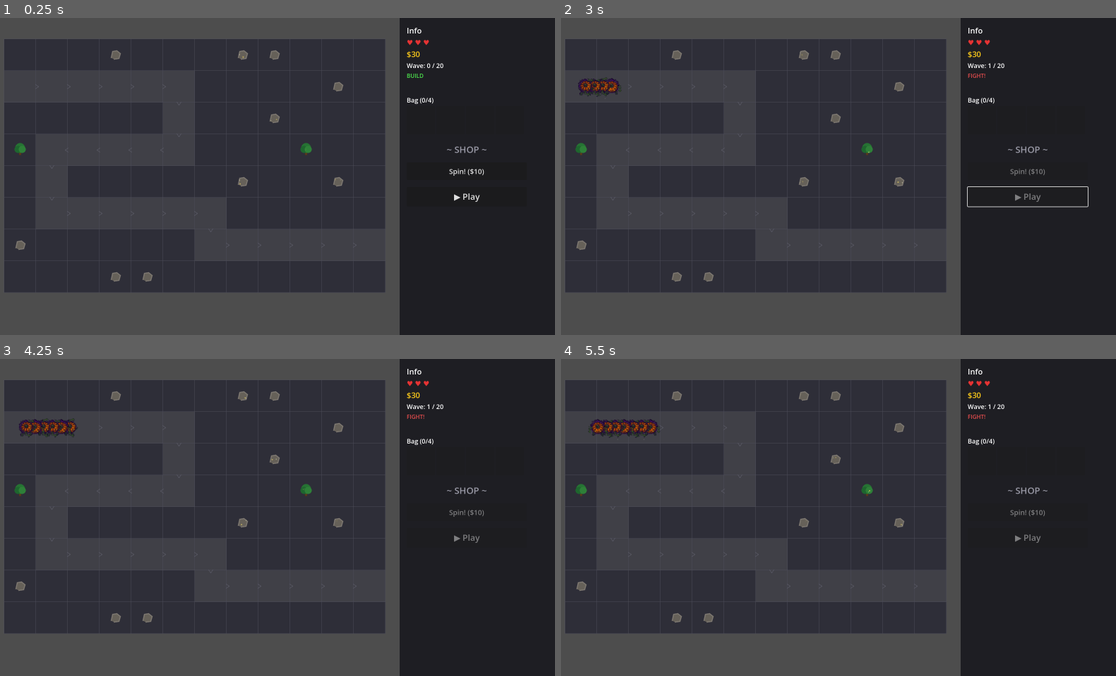
Above: before the commit, frames 1-4 (two rows, left to right).
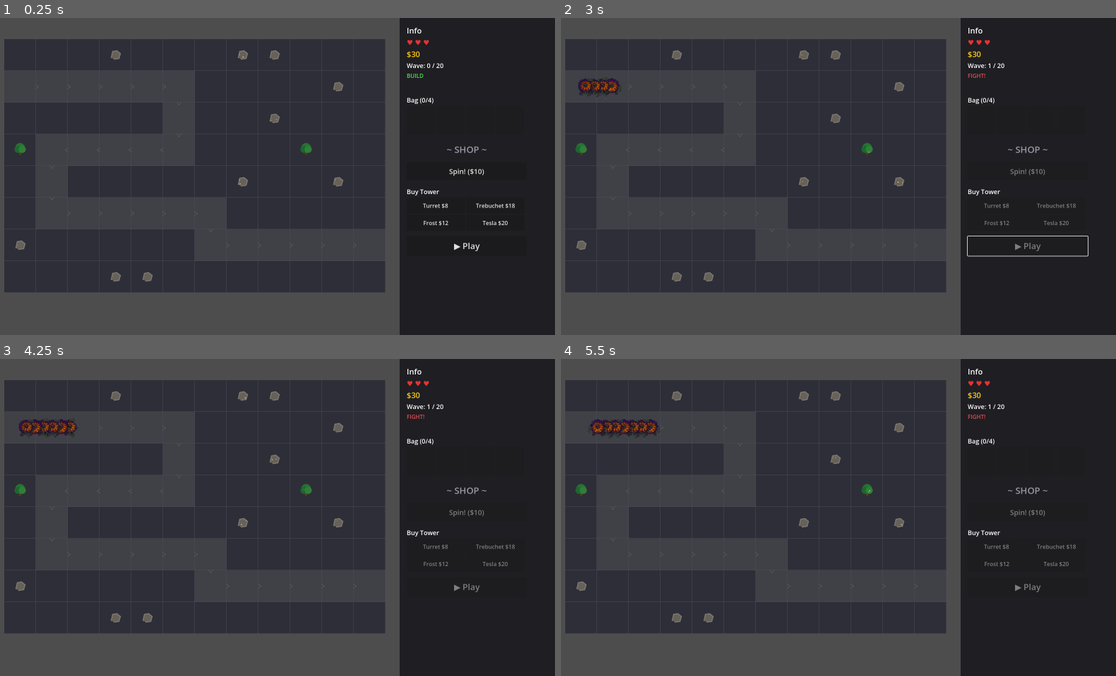
Above: after the commit, the same moments.

Repository: pkyosx/veincraft
Game: Godot game, scene res://scenes/main.tscn
Same seed, same stepped clock (60 frames per second), same inputs: the game is played once before the commit and once after it. Sound files missing from this copy of the repository are replaced by a short silence.
Inputs (mouse positions are in pixels of both pictures, inside the frame that each line leads up to):
- Up to frame 1 (0.25 s): no input
- Up to frame 2 (3 s): click "▶ Play" at 0.5 s; tap Enter (ui_accept) at 1.25, 1.52 s; move the mouse to (960, 160) at 1.27 s; hold Right (ui_right) 1.28-2 s; tap Shift at 1.35, 2.85 s; click (960, 160) at 1.42 s; drag from (721, 192) to (805, 239) at 2.02 s; move the mouse to (888, 106) at 2.77 s; hold Right (ui_right) from 2.78 s (still down)
- Up to frame 3 (4.25 s): release Right (ui_right) at 3.5 s; drag from (244, 580) to (105, 469) at 3.52 s
- Up to frame 4 (5.5 s): move the mouse to (1005, 565) at 4.27 s; hold Left (ui_left) 4.28-5 s; tap Shift at 4.35 s; tap Enter (ui_accept) at 4.52 s; drag from (666, 469) to (749, 438) at 5.02 s

The runs differ from the first frame. In frame 1, 0.3% of the frame differs, in the area x 73-93%, y 54-74%; in frame 2, 0.6%, in the area x 73-96%, y 53-76%; in frame 3, 0.3%; in frame 4, 0.3%.

Commit message:
Add screen shake, 4 tower types, direct buy tower shop
Screen shake: camera shakes on enemy kill (small) and HP loss (big).
Uses Camera2D offset with random displacement + decay timer.

New towers: Frost (slows enemies 40% for 2s, blue tint visual) and
Tesla (chain lightning hits up to 3 nearby enemies). Both buyable
directly from the new "Buy Tower" panel — no spin required.

Tower shop: 4 buttons (Turret $8, Trebuchet $18, Frost $12, Tesla $20)
let players buy towers directly with gold, placed into bag.
Spin still available for random upgrades/bombs at $10.

Co-Authored-By: Claude Opus 4.6 (1M context) <noreply@anthropic.com>

Diff:
--- a/scripts/enemy.gd
+++ b/scripts/enemy.gd
@@ -21,6 +21,11 @@
 var flash_timer: float = 0.0
 const FLASH_DURATION: float = 0.12
 
+# Slow effect
+var slow_factor: float = 1.0  # 1.0 = normal speed
+var slow_timer: float = 0.0
+var base_speed: float = 60.0
+
 # Sprite animation
 var sprite: Sprite2D = null
 var anim_timer: float = 0.0
@@ -39,6 +44,7 @@
 	hp = int(p_hp * config["hp_mult"])
 	max_hp = hp
 	speed = p_speed * config["speed_mult"]
+	base_speed = speed
 	body_color = config["color"]
 	body_color_light = config["color_light"]
 	radius = config["radius"]
@@ -61,12 +67,24 @@
 		global_position = game.cell_to_world(path[0])
 		path_index = 1
 
+func apply_slow(factor: float, duration: float) -> void:
+	slow_factor = 1.0 - factor
+	slow_timer = duration
+
 func _process(delta: float) -> void:
 	if is_dead or reached_end:
 		return
 	if path_index >= path.size():
 		reached_end = true
 		return
+
+	# Slow effect countdown
+	if slow_timer > 0:
+		slow_timer -= delta
+		speed = base_speed * slow_factor
+		if slow_timer <= 0:
+			speed = base_speed
+			slow_factor = 1.0
 
 	var target: Vector2 = game.cell_to_world(path[path_index])
 	var dir: Vector2 = target - global_position
@@ -84,6 +102,9 @@
 		flash_timer -= delta
 		if sprite:
 			sprite.modulate = Color.WHITE.lerp(Color(1, 0.3, 0.3), flash_timer / FLASH_DURATION)
+	elif slow_timer > 0:
+		if sprite:
+			sprite.modulate = Color(0.6, 0.8, 1.0)  # blue tint when slowed
 		else:
 			pass  # handled in _draw
 	else:
--- a/scripts/game_data.gd
+++ b/scripts/game_data.gd
@@ -10,10 +10,10 @@
 enum Cell { EMPTY, ROCK, TREE, PATH, TOWER, UPGRADE }
 
 # Tower types
-enum TowerType { TURRET, TREBUCHET }
+enum TowerType { TURRET, TREBUCHET, FROST, TESLA }
 
 # Tile item types (what goes in the bag)
-enum ItemType { TURRET, TREBUCHET, UPGRADE_DMG, UPGRADE_SPEED, UPGRADE_RANGE, BOMB }
+enum ItemType { TURRET, TREBUCHET, FROST, TESLA, UPGRADE_DMG, UPGRADE_SPEED, UPGRADE_RANGE, BOMB }
 
 const TOWER_CONFIGS: Dictionary = {
 	TowerType.TURRET: {
@@ -23,24 +23,48 @@
 		"cooldown": 0.8,
 		"color": Color(0.8, 0.2, 0.2),
 		"icon": "+",
-		"cost": 5,
+		"cost": 8,
 		"item": ItemType.TURRET,
 	},
 	TowerType.TREBUCHET: {
 		"name": "Trebuchet",
-		"damage": 8,
+		"damage": 10,
 		"range": 3.5,
 		"cooldown": 2.0,
 		"color": Color(0.7, 0.4, 0.1),
 		"icon": "T",
-		"cost": 15,
+		"cost": 18,
 		"item": ItemType.TREBUCHET,
+	},
+	TowerType.FROST: {
+		"name": "Frost",
+		"damage": 1,
+		"range": 2.0,
+		"cooldown": 0.5,
+		"color": Color(0.3, 0.7, 0.95),
+		"icon": "*",
+		"cost": 12,
+		"item": ItemType.FROST,
+		"slow": 0.4,  # slows enemies by 40%
+	},
+	TowerType.TESLA: {
+		"name": "Tesla",
+		"damage": 5,
+		"range": 1.8,
+		"cooldown": 1.2,
+		"color": Color(0.6, 0.3, 0.9),
+		"icon": "Z",
+		"cost": 20,
+		"item": ItemType.TESLA,
+		"chain": 3,  # hits up to 3 enemies
 	},
 }
 
 const ITEM_CONFIGS: Dictionary = {
-	ItemType.TURRET: {"name": "Turret", "color": Color(0.8, 0.2, 0.2), "type": "tower", "tower": TowerType.TURRET, "cost": 5},
-	ItemType.TREBUCHET: {"name": "Trebuchet", "color": Color(0.7, 0.4, 0.1), "type": "tower", "tower": TowerType.TREBUCHET, "cost": 15},
+	ItemType.TURRET: {"name": "Turret", "color": Color(0.8, 0.2, 0.2), "type": "tower", "tower": TowerType.TURRET, "cost": 8},
+	ItemType.TREBUCHET: {"name": "Trebuchet", "color": Color(0.7, 0.4, 0.1), "type": "tower", "tower": TowerType.TREBUCHET, "cost": 18},
+	ItemType.FROST: {"name": "Frost", "color": Color(0.3, 0.7, 0.95), "type": "tower", "tower": TowerType.FROST, "cost": 12},
+	ItemType.TESLA: {"name": "Tesla", "color": Color(0.6, 0.3, 0.9), "type": "tower", "tower": TowerType.TESLA, "cost": 20},
 	ItemType.UPGRADE_DMG: {"name": "+DMG", "color": Color(1.0, 0.5, 0.1), "type": "upgrade", "stat": "damage", "value": 2, "cost": 8},
 	ItemType.UPGRADE_SPEED: {"name": "+SPD", "color": Color(0.2, 0.7, 1.0), "type": "upgrade", "stat": "cooldown", "value": -0.15, "cost": 8},
 	ItemType.UPGRADE_RANGE: {"name": "+RNG", "color": Color(0.3, 0.9, 0.3), "type": "upgrade", "stat": "range", "value": 0.8, "cost": 8},
@@ -49,12 +73,14 @@
 
 # Shop slot machine weights
 const SHOP_POOL: Array = [
-	{"item": ItemType.TURRET, "weight": 30},
-	{"item": ItemType.TREBUCHET, "weight": 15},
-	{"item": ItemType.UPGRADE_DMG, "weight": 20},
-	{"item": ItemType.UPGRADE_SPEED, "weight": 15},
-	{"item": ItemType.UPGRADE_RANGE, "weight": 15},
-	{"item": ItemType.BOMB, "weight": 5},
+	{"item": ItemType.TURRET, "weight": 20},
+	{"item": ItemType.TREBUCHET, "weight": 10},
+	{"item": ItemType.FROST, "weight": 12},
+	{"item": ItemType.TESLA, "weight": 8},
+	{"item": ItemType.UPGRADE_DMG, "weight": 18},
+	{"item": ItemType.UPGRADE_SPEED, "weight": 12},
+	{"item": ItemType.UPGRADE_RANGE, "weight": 12},
+	{"item": ItemType.BOMB, "weight": 8},
 ]
 
 const SPIN_COST: int = 10
--- a/scripts/hud.gd
+++ b/scripts/hud.gd
@@ -108,11 +108,33 @@
 	btn_spin.pressed.connect(_on_spin_pressed)
 	add_child(btn_spin)
 
+	# Tower shop — direct buy
+	var shop_title: Label = Label.new()
+	shop_title.text = "Buy Tower"
+	shop_title.add_theme_font_size_override("font_size", 18)
+	shop_title.position = Vector2(1180, 480)
+	add_child(shop_title)
+
+	var tower_grid: GridContainer = GridContainer.new()
+	tower_grid.columns = 2
+	tower_grid.position = Vector2(1180, 510)
+	tower_grid.name = "TowerGrid"
+	add_child(tower_grid)
+
+	for tower_type in GameData.TOWER_CONFIGS:
+		var tc: Dictionary = GameData.TOWER_CONFIGS[tower_type]
+		var btn: Button = Button.new()
+		btn.custom_minimum_size = Vector2(165, 45)
+		btn.text = tc["name"] + " $" + str(tc["cost"])
+		var captured_type: int = tower_type
+		btn.pressed.connect(func() -> void: _buy_tower(captured_type))
+		tower_grid.add_child(btn)
+
 	# Play button
 	btn_play = Button.new()
 	btn_play.text = "▶ Play"
 	btn_play.custom_minimum_size = Vector2(340, 55)
-	btn_play.position = Vector2(1180, 480)
+	btn_play.position = Vector2(1180, 620)
 	btn_play.add_theme_font_size_override("font_size", 24)
 	btn_play.pressed.connect(func() -> void: game.start_wave())
 	add_child(btn_play)
@@ -141,6 +163,20 @@
 		game.restart()
 	)
 	vbox.add_child(btn_restart)
+
+func _buy_tower(tower_type: int) -> void:
+	var tc: Dictionary = GameData.TOWER_CONFIGS[tower_type]
+	var cost: int = tc["cost"]
+	if game.gold < cost:
+		return
+	if game.bag.size() >= GameData.MAX_BAG:
+		return
+	if game.phase != "build":
+		return
+	game.gold -= cost
+	game.bag.append(tc["item"])
+	get_node("/root/Audio").play_sfx("place")
+	game._update_hud()
 
 func _on_spin_pressed() -> void:
 	if spin_active:
@@ -238,6 +274,16 @@
 			btn.disabled = true
 			btn.remove_theme_color_override("font_color")
 
+	# Tower buy buttons
+	var tower_grid: GridContainer = get_node("TowerGrid")
+	var idx: int = 0
+	for tower_type in GameData.TOWER_CONFIGS:
+		if idx < tower_grid.get_child_count():
+			var btn: Button = tower_grid.get_child(idx)
+			var tc: Dictionary = GameData.TOWER_CONFIGS[tower_type]
+			btn.disabled = p_gold < tc["cost"] or p_bag.size() >= GameData.MAX_BAG or p_phase != "build"
+		idx += 1
+
 	# Button states
 	var can_spin: bool = p_gold >= GameData.SPIN_COST and p_bag.size() < GameData.MAX_BAG and p_phase == "build" and not spin_active
 	btn_spin.disabled = not can_spin
--- a/scripts/main.gd
+++ b/scripts/main.gd
@@ -28,6 +28,10 @@
 # Path cells set for quick lookup
 var path_set: Dictionary = {}
 
+# Screen shake
+var shake_timer: float = 0.0
+var shake_intensity: float = 0.0
+@onready var camera: Camera2D = $Camera
 @onready var enemy_container: Node2D = $EnemyContainer
 @onready var projectile_container: Node2D = $ProjectileContainer
 
@@ -194,9 +198,19 @@
 	selected_bag_index = -1
 	_update_hud()
 
+func screen_shake(intensity: float = 4.0, duration: float = 0.15) -> void:
+	shake_intensity = intensity
+	shake_timer = duration
+
 func _process(delta: float) -> void:
 	if treasure_notify_timer > 0:
 		treasure_notify_timer -= delta
+	# Screen shake
+	if shake_timer > 0:
+		shake_timer -= delta
+		camera.offset = Vector2(randf_range(-shake_intensity, shake_intensity), randf_range(-shake_intensity, shake_intensity))
+		if shake_timer <= 0:
+			camera.offset = Vector2.ZERO
 	if game_over:
 		return
 	if phase == "fight":
@@ -244,8 +258,41 @@
 					best_enemy = e
 		if best_enemy:
 			tower["timer"] = tower["cooldown"]
-			best_enemy.take_damage(tower["damage"])
-			_spawn_projectile(tower_world, best_enemy.global_position)
+			var tc: Dictionary = GameData.TOWER_CONFIGS[tower["type"]]
+
+			# Frost tower: slow enemies
+			if "slow" in tc:
+				best_enemy.apply_slow(tc["slow"], 2.0)
+
+			# Tesla tower: chain to nearby enemies
+			if "chain" in tc:
+				var chain_count: int = tc["chain"]
+				var hit_enemies: Array = [best_enemy]
+				best_enemy.take_damage(tower["damage"])
+				_spawn_projectile(tower_world, best_enemy.global_position)
+				# Chain to nearby enemies
+				var last_pos: Vector2 = best_enemy.global_position
+				for _c in range(chain_count - 1):
+					var next_enemy: Node2D = null
+					var next_dist: float = 2.0 * GameData.CELL_SIZE
+					for e in enemies:
+						if not is_instance_valid(e) or e.is_dead or e in hit_enemies:
+							continue
+						var d: float = last_pos.distance_to(e.global_position)
+						if d < next_dist:
+							next_dist = d
+							next_enemy = e
+					if next_enemy:
+						next_enemy.take_damage(tower["damage"])
+						_spawn_projectile(last_pos, next_enemy.global_position)
+						hit_enemies.append(next_enemy)
+						last_pos = next_enemy.global_position
+					else:
+						break
+			else:
+				best_enemy.take_damage(tower["damage"])
+				_spawn_projectile(tower_world, best_enemy.global_position)
+
 			get_node("/root/Audio").play_sfx("shoot", -3.0)
 
 func _spawn_projectile(from: Vector2, to: Vector2) -> void:
@@ -266,11 +313,13 @@
 			gold += e.gold_value
 			to_remove.append(e)
 			get_node("/root/Audio").play_sfx("kill")
+			screen_shake(5.0, 0.12)
 		elif e.reached_end:
 			hp -= 1
 			e.queue_free()
 			to_remove.append(e)
 			get_node("/root/Audio").play_sfx("warn", 3.0)
+			screen_shake(8.0, 0.25)
 			if hp <= 0:
 				_game_over()
 	for e in to_remove:
